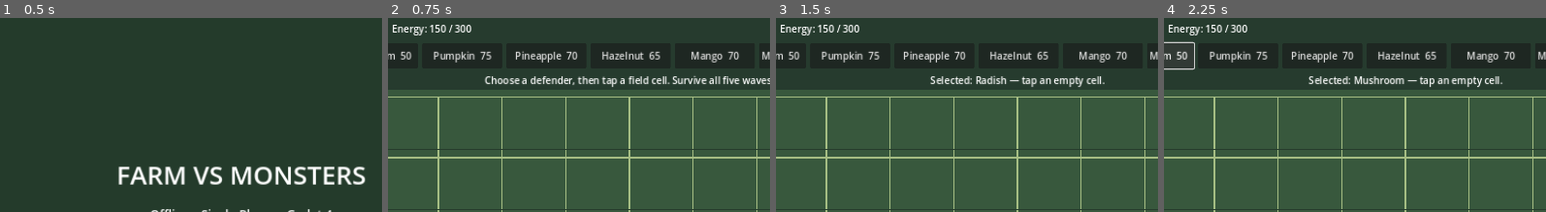
Above: before the commit, frames 1-4 (left to right).
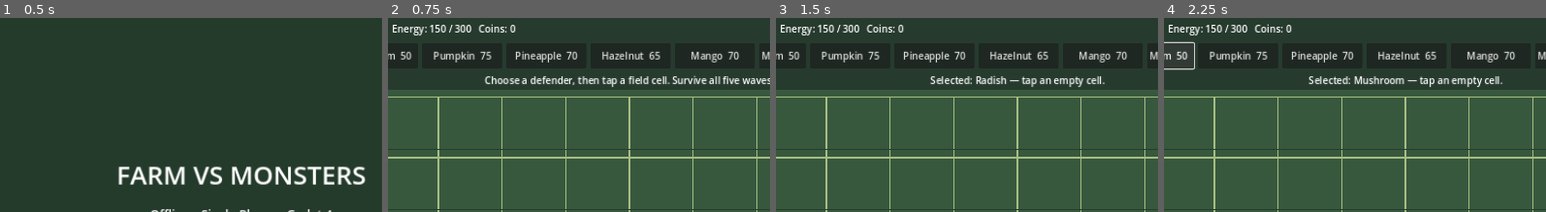
Above: after the commit, the same moments.

Repository: waelkamira/FarmVsMonsters
Game: Godot game, scene res://scenes/main.tscn
The game is run twice, just before and just after one commit, with the same random seed, the same clock (stepped at 60 frames per second) and the same inputs.
Inputs:
- Up to frame 1 (0.5 s): no input
- Up to frame 2 (0.75 s): click "Start Stage 1 — Live Combat" at 0.5 s
- Up to frame 3 (1.5 s): click "Radish 35" at 1.25 s
- Up to frame 4 (2.25 s): click "Mushroom 50" at 2 s
The pictures show only the part of the screen within x 19-68%, y 0-50%; the shares and areas given below are measured in that part.

Frame 1 is identical in both runs. In frame 2, 0.2% of the frame differs, in the area x 23-34%, y 3-8%; in frame 3, 0.2%; in frame 4, 0.2%.

Commit message:
Correct lane blocking and monster coin rewards

Diff:
--- a/godot/scripts/live_battle.gd
+++ b/godot/scripts/live_battle.gd
@@ -21,6 +21,7 @@
 var wave := 1
 var spawned_this_wave := 0
 var defeated_total := 0
+var coins := 0
 var spawn_timer_ms := float(Rules.FIRST_MONSTER_SPAWN_DELAY_MS)
 var intermission_ms := 0.0
 var game_state := "running"
@@ -192,8 +193,8 @@
 		if not monster.alive:
 			continue
 		var blocker: Dictionary = _find_blocker(monster)
-		if not blocker.is_empty() and float(monster.x) >= float(blocker.x) - 38.0:
-			monster.x = maxf(float(monster.x), float(blocker.x) - 38.0)
+		if not blocker.is_empty() and float(monster.x) <= float(blocker.x) + 38.0:
+			monster.x = minf(float(monster.x), float(blocker.x) + 38.0)
 			monster.attack_cooldown_ms = float(monster.attack_cooldown_ms) - delta_ms
 			if monster.attack_cooldown_ms <= 0.0:
 				blocker.hp = Rules.apply_hit_points_damage(float(blocker.hp), float(monster.plant_damage)).hp
@@ -235,8 +236,8 @@
 				if monster.hp <= 0.0:
 					monster.alive = false
 					defeated_total += 1
-					energy = int(Rules.resolve_energy_pickup(float(energy), 8.0).energy)
-					status_label.text = "%s defeated! +8 battle reward." % str(monster.kind).replace("-", " ").capitalize()
+					coins += Rules.ORDINARY_MONSTER_DEFEAT_COINS
+					status_label.text = "%s defeated! +%d coins." % [str(monster.kind).replace("-", " ").capitalize(), Rules.ORDINARY_MONSTER_DEFEAT_COINS]
 				break
 			if float(monster.x) > float(projectile.x) + hit_radius:
 				continue
@@ -261,7 +262,7 @@
 
 func _refresh_hud() -> void:
 	if is_instance_valid(energy_label):
-		energy_label.text = "Energy: %d / %d" % [energy, Rules.MAX_ENERGY]
+		energy_label.text = "Energy: %d / %d   Coins: %d" % [energy, Rules.MAX_ENERGY, coins]
 	if is_instance_valid(wave_label):
 		wave_label.text = "Wave: %d / %d   Defeated: %d / 30" % [wave, Rules.WAVE_SIZES.size(), defeated_total]
 
